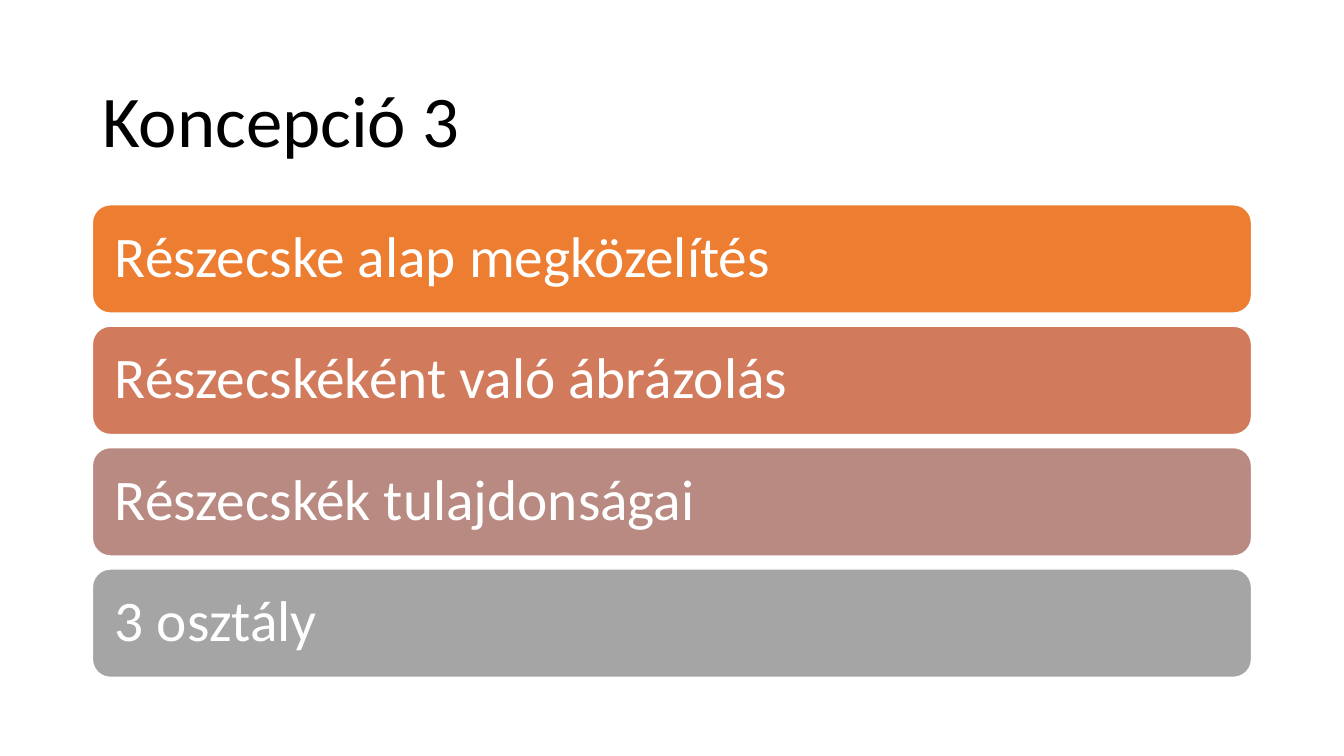
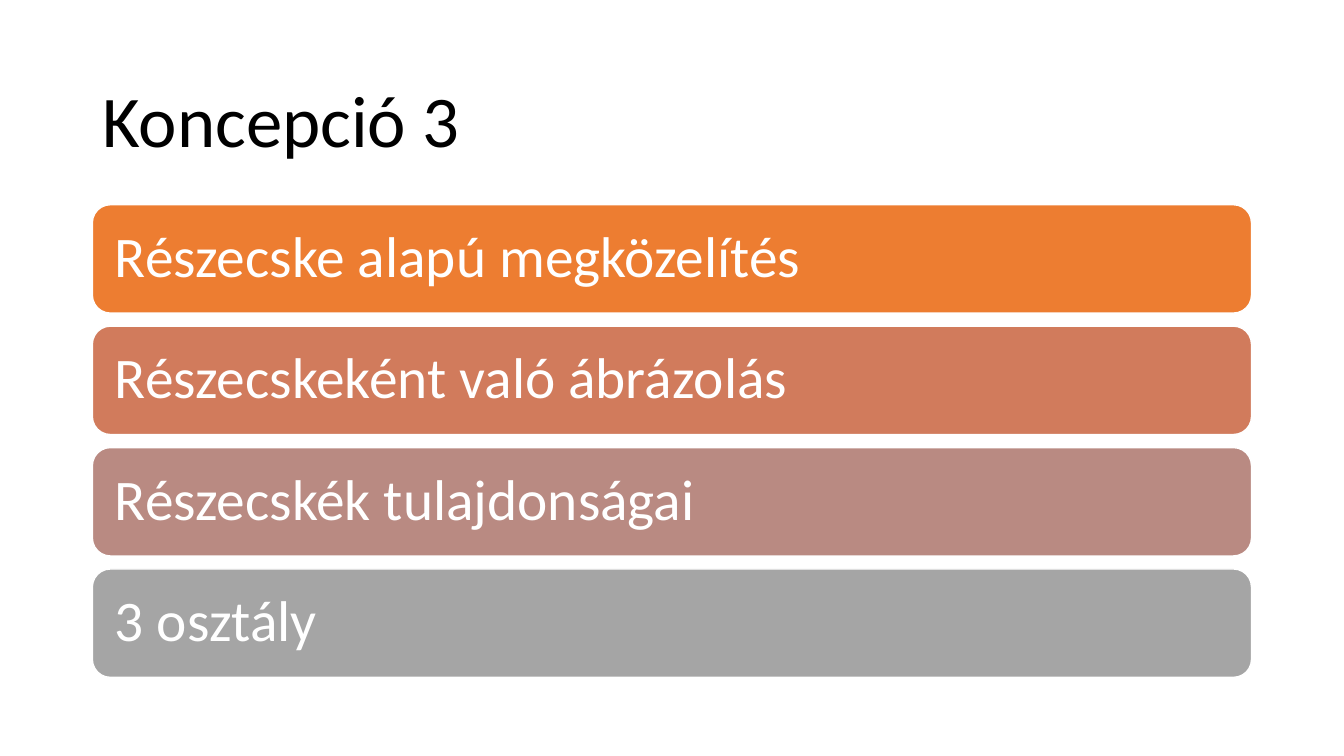
Before and after one commit to kardosi/Szakdolgozat, a slide deck: slide 5 of Szakdolgozat.pptx. Drawn at 1344x756 pixels with LibreOffice and Linux fonts; fonts in the diff are those of the drawing. Boxes give left, top, right and bottom in pixels: in the first picture for what was removed or moved away, otherwise in the second. Text is boxed around its words. In the diff, an @@ line names an element or a change of style, - is before the commit and + after.

```diff
--- a/Szakdolgozat.pptx
+++ b/Szakdolgozat.pptx
@@ text at <box>115,237,800,287</box>: text changed @@
-Részecske alap megközelítés
+Részecske alapú megközelítés
@@ text at <box>115,358,787,399</box>: text changed @@
-Részecskéként való ábrázolás
+Részecskeként való ábrázolás
```
Also in this commit, not shown: 1 other slide changed, 2 slides added, 1 slide removed.
